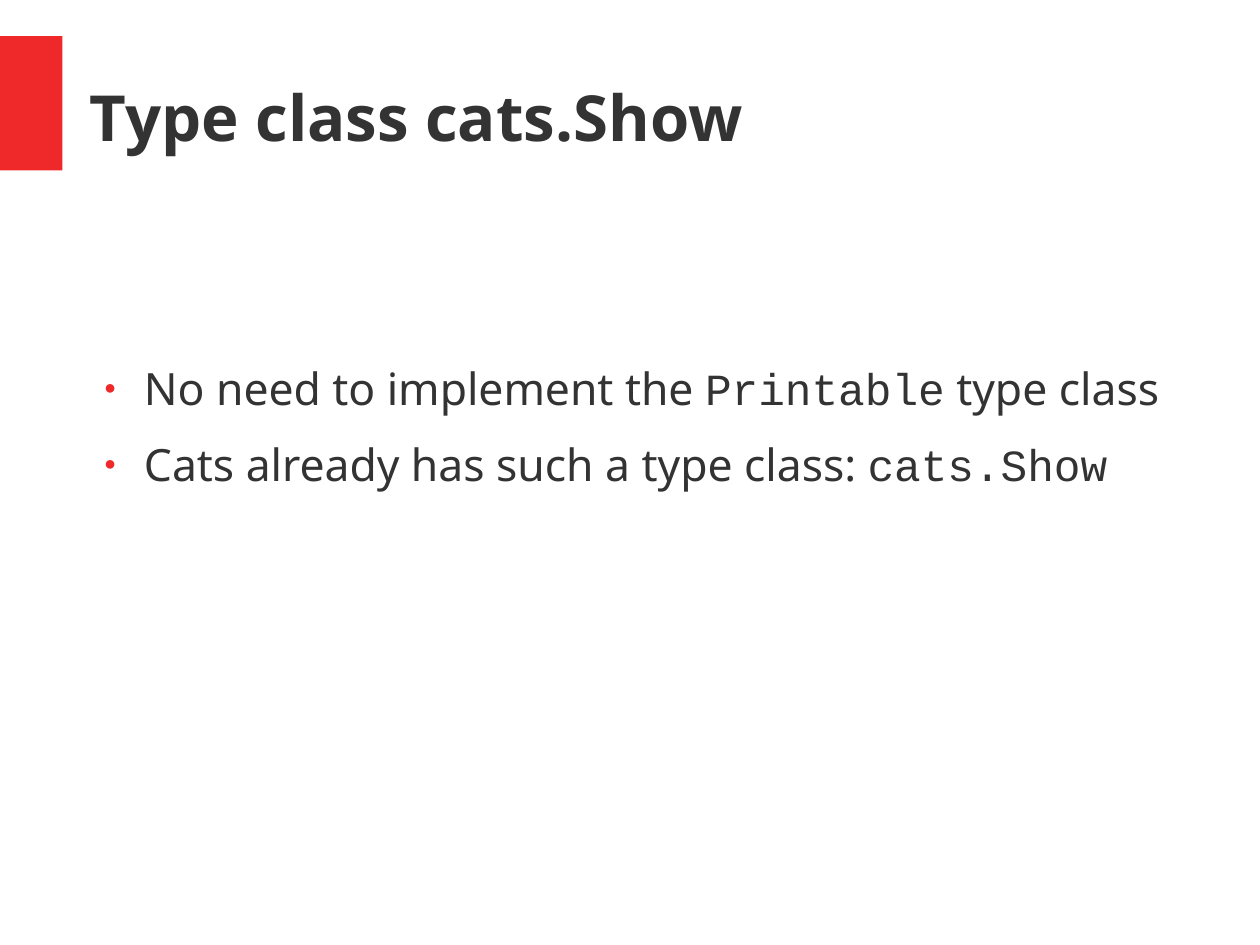
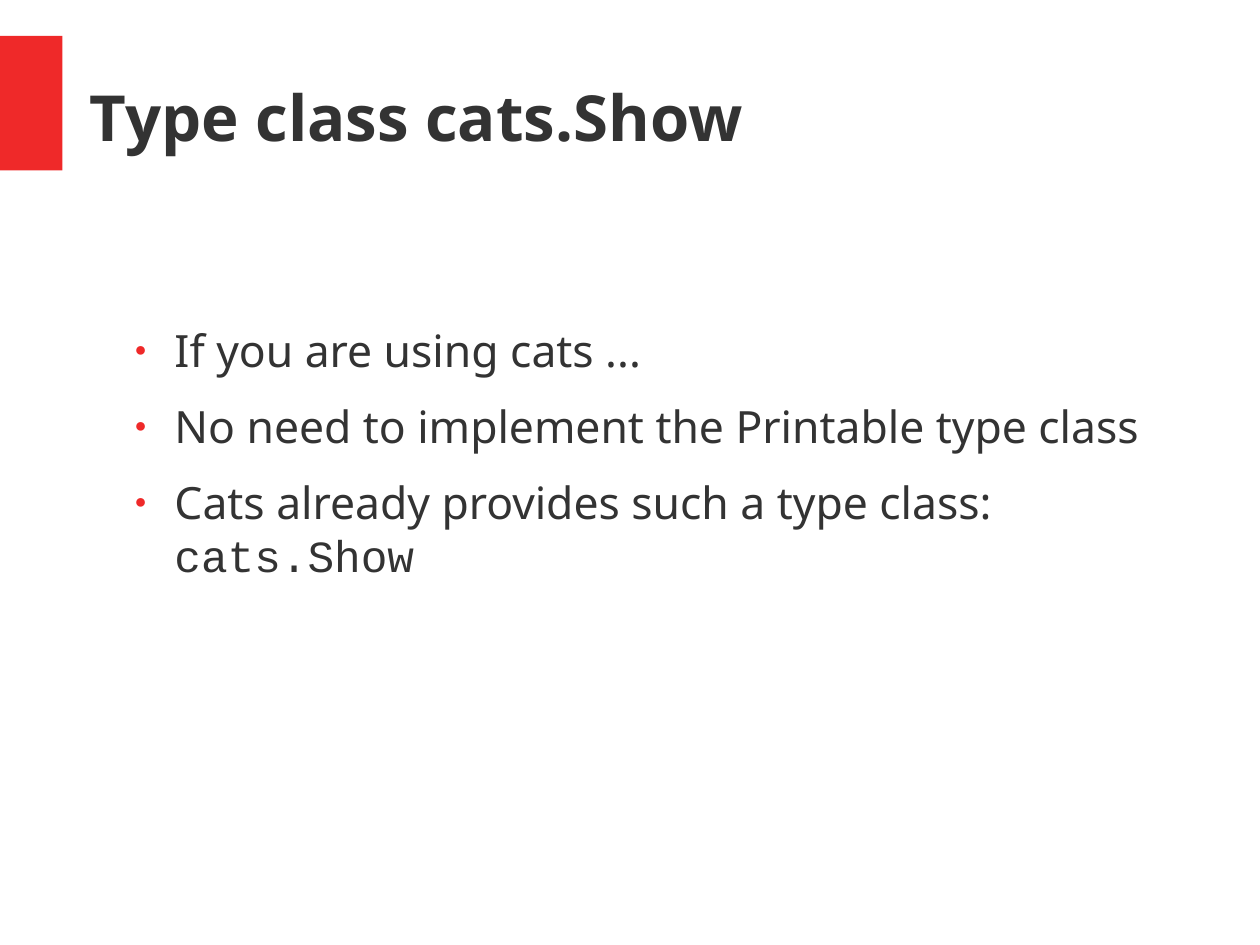
Before and after one commit to hermannhueck/typeclasses, a slide deck: slide 28 of Slides/TypeClasses.pptx. Drawn at 1260x945 pixels with LibreOffice and Linux fonts; fonts in the diff are those of the drawing. Boxes give left, top, right and bottom in pixels: in the first picture for what was removed or moved away, otherwise in the second. Text is boxed around its words. In the diff, an @@ line names an element or a change of style, - is before the commit and + after.

```diff
--- a/Slides/TypeClasses.pptx
+++ b/Slides/TypeClasses.pptx
@@ text "If you are using cats ...": place and size @@
-text "If you are using cats ..." at (144, 371, 1159, 492)
+text "If you are using cats ..." at (174, 333, 1138, 573)
@@ text at (174, 333, 594, 378): paragraph added @@
+● If you are using cats ...
@@ text at (174, 409, 1138, 454): font Courier New to Noto Sans in "Printable" @@
@@ text at (174, 485, 991, 573): text changed @@
-● Cats already has such a type class: cats.Show
+● Cats already provides such a type class:
+  cats.Show
```
Also in this commit, not shown: 10 other slides changed, 1 other file.
